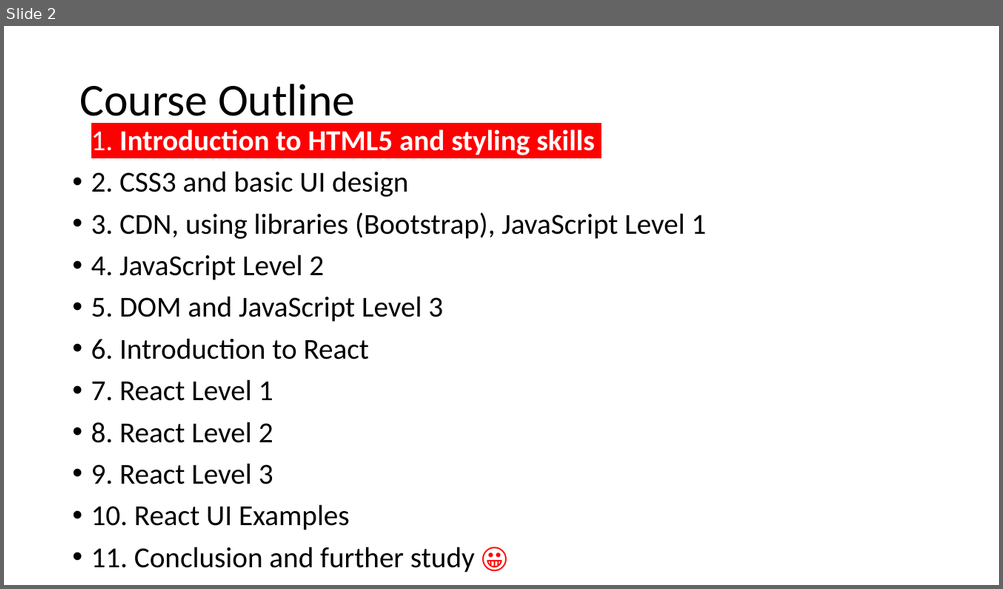
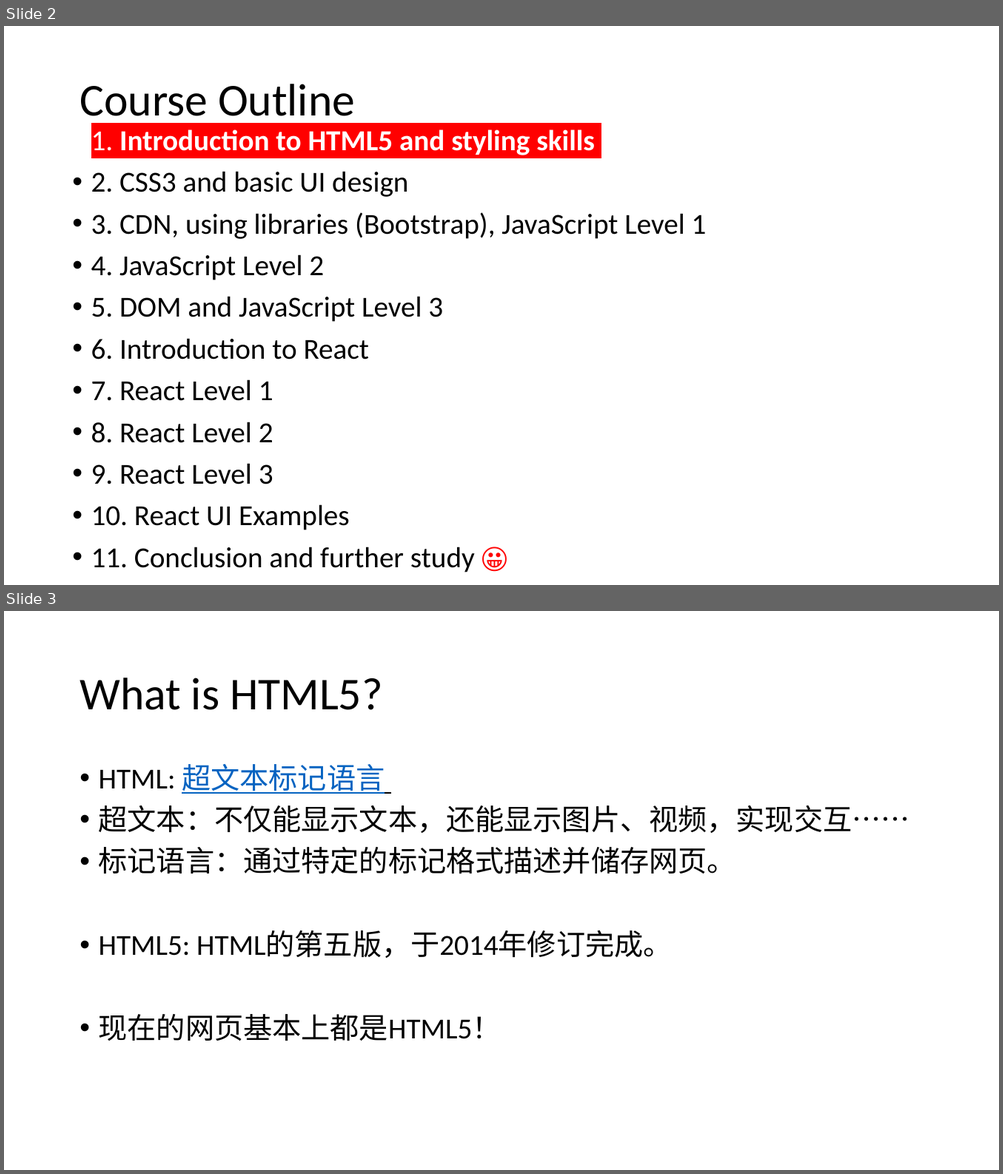
Before and after one commit to PolarisStudio/LGUReact, a slide deck: L1.pptx. Shown one above the other, each under a label of ours: slide 2 before the commit, slides 2 and 3 after it. The pictures are 1003x589 and 1003x1174 pixels, drawn with LibreOffice and Linux fonts; fonts in the diff are those of the drawing. Boxes give left, top, right and bottom in pixels: in the first picture for what was removed or moved away, otherwise in the second. Text is boxed around its words. In the diff, an @@ line names an element or a change of style, - is before the commit and + after.

```diff
--- a/L1.pptx
+++ b/L1.pptx
@@ slide 3 added at bbox=[4, 611, 999, 1170], background #FFFFFF @@
@@ title added at bbox=[79, 678, 383, 710], 44 pt, text #000000 @@
+What is HTML5?
@@ text added at bbox=[99, 764, 910, 1041], 28 pt, text #000000 @@
+• HTML: 超文本标记语言
+• 超文本：不仅能显示文本，还能显示图片、视频，实现交互……
+• 标记语言：通过特定的标记格式描述并储存网页。
+• HTML5: HTML的第五版，于2014年修订完成。
+• 现在的网页基本上都是HTML5！
```
Also in this commit, not shown: 19 other slides added, 1 slide removed.
